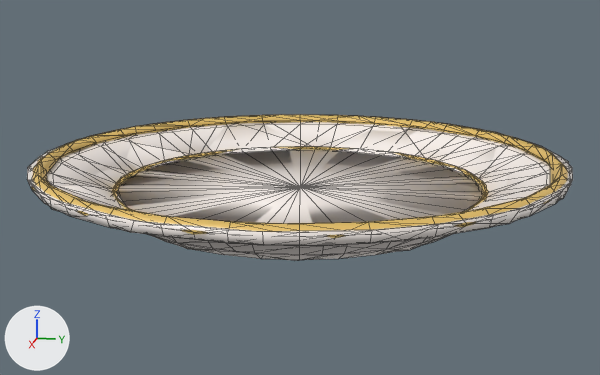
The glTF model art/dinner/dinner_plate.glb as it was, and as the next commit left it.
The view is the same before and after, from a camera (50 mm lens) standing at (0.43, 0.086, 0.118) and looking at (0.001, 0.0, 0.011). Arrows for +X, +Y and +Z are at lower left; the lights stay in place. The picture after the commit comes second. Mesh edges are drawn as thin lines.

In view in the first picture: 'dinner_plate', 'dinner_plate_lod1'.
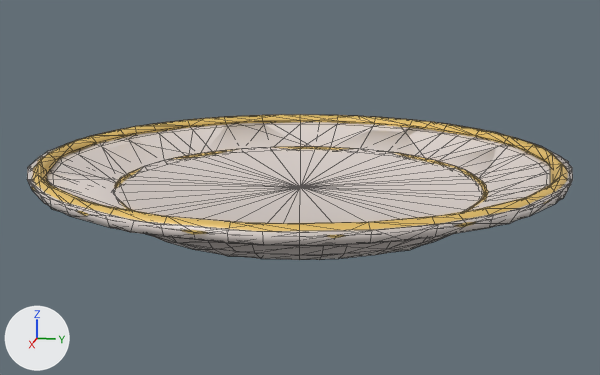
Boxes (x1, y1, x2, y2) around the edits, measured in the pictures (600 x 375 px; the box of a moved part takes in the faces that stretch with it):
'dinner_plate_lod1', reshaped: before (27, 115, 571, 261); after (27, 115, 571, 260)
part 1 of me_dinner_plate, moved or reshaped: before (117, 149, 483, 223); after (120, 149, 483, 223)
part 2 of me_dinner_plate, recoloured (white to light grey): (28, 122, 573, 260) in both
part 3 of me_dinner_plate_002, moved or reshaped: before (28, 123, 569, 261); after (27, 123, 568, 260)
part 4 of me_dinner_plate_002, recoloured (white to light grey): (27, 144, 571, 249) in both

The change, as a list of edits to the scene's bpy script:
```text
Change me_dinner_plate:
    where me_dinner_plate.from_pydata(...)  # 482 vertices, 960 faces; spans x -0.14..0.14, y -0.14..0.14, z 0.0..0.03
    used by ob_dinner_plate; location = (0.0, 0.0, 0.0)
    me_dinner_plate part 1
    64 faces are deleted
    64 new faces join them
    me_dinner_plate part 2: 448 kept faces spanning x -0.14..0.14, y -0.14..0.14, z 0.0..0.028 get new vertex colours; the middle colour goes from white #faf2ed to light grey #e0d6d1
Change me_dinner_plate_002:
    where me_dinner_plate_002.from_pydata(...)  # 242 vertices, 480 faces; spans x -0.14..0.14, y -0.14..0.14, z 0.0..0.03
    used by ob_dinner_plate_lod1; location = (0.0, 0.0, 0.0)
    me_dinner_plate_002 part 3: 92 of 242 vertices moved; they spanned x -0.14..0.14, y -0.14..0.14, z 0.0..0.028 and now span x -0.14..0.14, y -0.14..0.14, z 0.0..0.028; mean shift (0.0, 0.001, 0.0); largest move (0.088, 0.015, 0.0) -> (0.026, -0.085, 0.0)
    me_dinner_plate_002 part 4: 103 kept faces spanning x -0.14..0.14, y -0.14..0.14, z 0.0..0.028 get new vertex colours; the middle colour goes from white #faf2ed to light grey #e0d6d1
```
